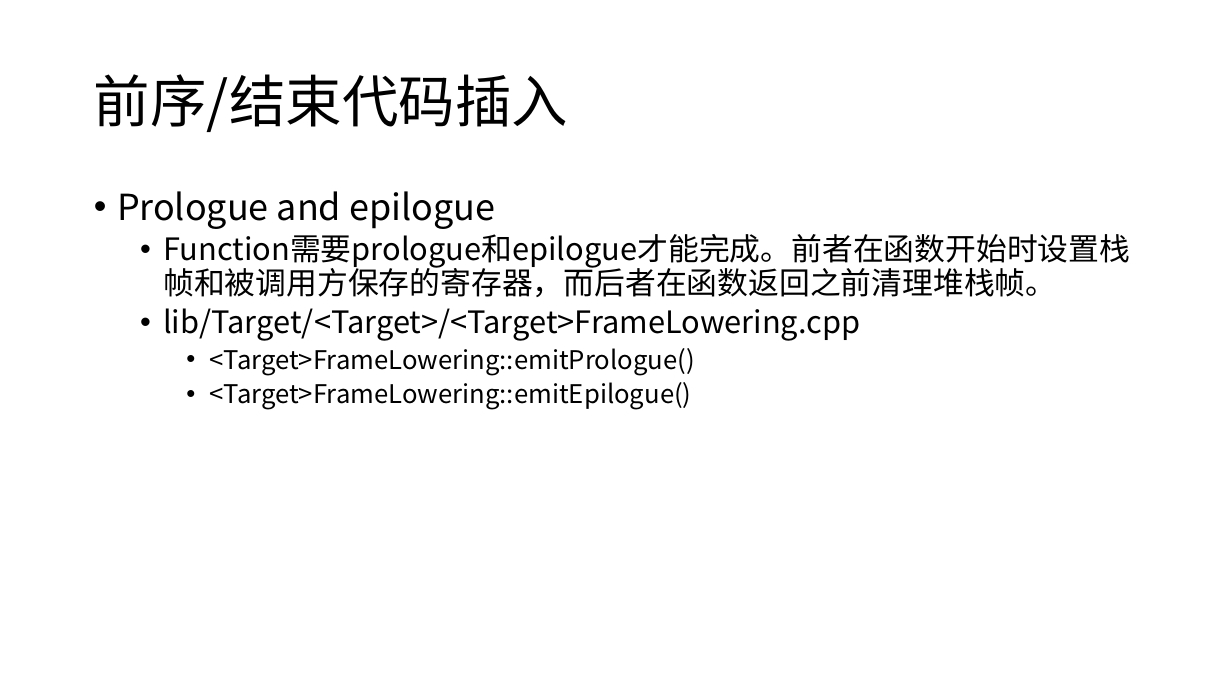
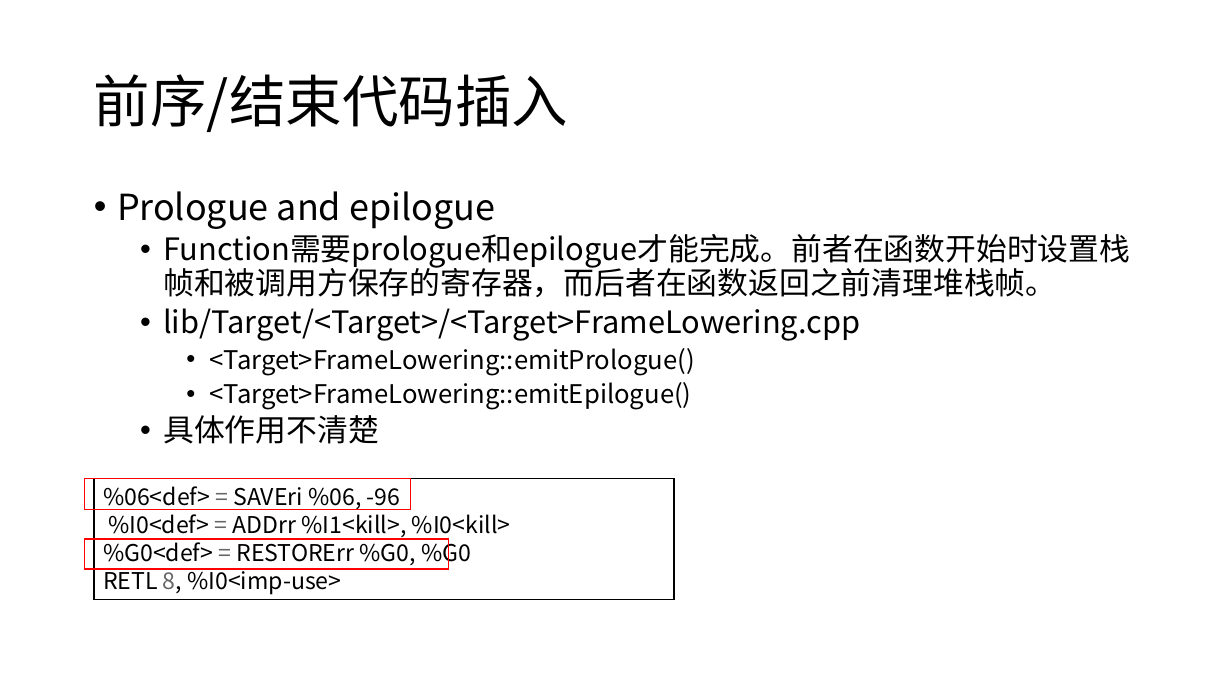
Before and after one commit to JYRoy/MLC-Learning, a slide deck: slide 38 of LLVM/04.LLVM Backend.pptx (slide 36 before the commit). Drawn at 1232x693 pixels with LibreOffice and Linux fonts; fonts in the diff are those of the drawing. Boxes give left, top, right and bottom in pixels: in the first picture for what was removed or moved away, otherwise in the second. Text is boxed around its words. In the diff, an @@ line names an element or a change of style, - is before the commit and + after.

```diff
--- a/LLVM/04.LLVM Backend.pptx
+++ b/LLVM/04.LLVM Backend.pptx
@@ text at box(163, 415, 379, 444): paragraph added @@
+  • 具体作用不清楚
@@ rectangle added at box(85, 479, 411, 510), outline #FF0000 1 pt @@
@@ rectangle added at box(94, 479, 675, 600), fill #FFFFFF, outline #000000 1 pt, 18 pt, text #000000 @@
+%06<def> = SAVEri %06, -96
+%I0<def> = ADDrr %I1<kill>, %I0<kill>
+%G0<def> = RESTORErr %G0, %G0
+RETL 8, %I0<imp-use>
@@ rectangle added at box(85, 539, 449, 569), outline #FF0000 1 pt @@
```
Also in this commit, not shown: 17 other slides changed, 5 slides added, 1 slide removed.
